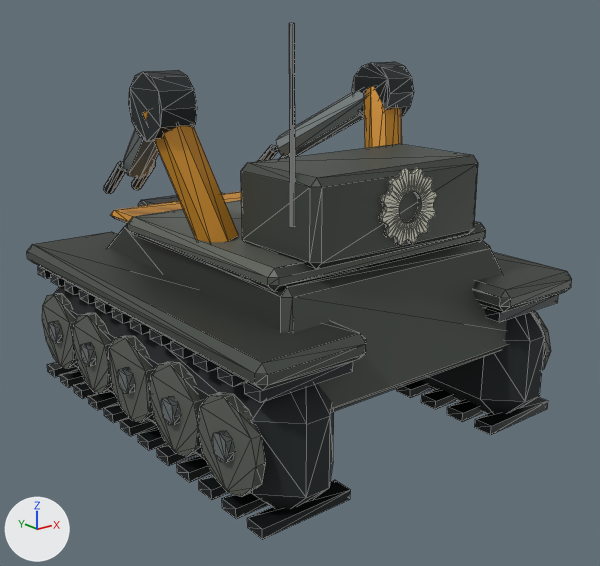
What one commit did to the glTF model assets/models/bastion/demo/RepairRobot.glb.
Rendered twice from a camera (50 mm lens) standing at (-3.06, -3.98, 2.35) and looking at (0.0, -0.15, 0.82). Lighting does not change. The marker at lower left points along +X, +Y and +Z. The picture after the commit comes second. Mesh edges are drawn as thin lines on the coarser meshes. Where no turn or scale is listed for an object, it has been applied to the vertices. Vertices at exactly the same position are counted once.

The scene before the commit, as lines of its bpy script (objects in view):
```python
ob_export_repairrobot_armlower = bpy.data.objects.new('export_RepairRobot_ArmLower', me_cylinder_190)
ob_export_repairrobot_armlower.location = (-0.72, -0.12, 1.565)
ob_export_repairrobot_armlower_001 = bpy.data.objects.new('export_RepairRobot_ArmLower.001', me_cylinder_195)
ob_export_repairrobot_armlower_001.location = (0.72, -0.12, 1.565)
ob_export_repairrobot_trackbelt = bpy.data.objects.new('export_RepairRobot_TrackBelt', me_cube_395)
ob_export_repairrobot_trackbelt.location = (-0.825, 0.0, 0.42)
```
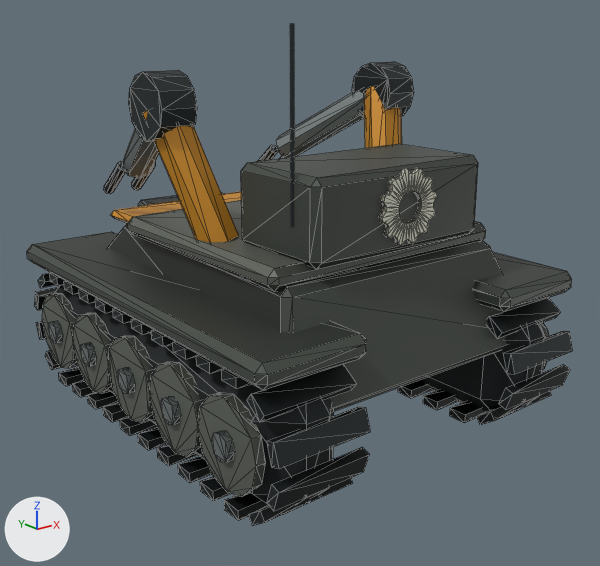
Boxes [x1, y1, x2, y2] around the edits, measured in the pictures (600 x 566 px):
'export_RepairRobot_TrackBelt', reshaped (29% shorter)
    before: [27, 23, 572, 540]
    after: [27, 144, 572, 513]
'export_RepairRobot_Tread', added
    after: [34, 273, 370, 526]
'export_RepairRobot_Tread.028', added
    after: [398, 297, 573, 425]
part 1 of me_cube_395, deleted
    before: [38, 23, 559, 540]
part 2 of me_cube_395, edited (looks the same)
    both: [52, 200, 570, 504]

What changed in the scene script:
```text
Change me_cube_395:
    used by ob_export_repairrobot_trackbelt; location = (-0.825, 0.0, 0.42)
    remove me_cube_395.from_pydata(...)  # 1224 vertices, 2132 faces; spans x -0.32..1.97, y -1.33..1.33, z -0.37..1.93
    add me_cube_395.from_pydata(...)  # 824 vertices, 1528 faces; spans x -0.32..1.97, y -1.33..1.33, z -0.37..1.24
    me_cube_395 part 1: 49 loose pieces with 400 vertices, spanning x -0.28..1.92, y -1.25..1.25, z -0.37..1.93, are deleted
    me_cube_395 part 2: 224 kept faces spanning x -0.32..1.97, y -1.33..1.33, z -0.37..0.73 get new vertex colours; the middle colour goes from light grey #c2c2c2 to light grey #c0c0c0
Add me_cube_249:
    me_cube_249.from_pydata(...)  # 224 vertices, 336 faces; spans x 0.55..1.1, y -1.39..1.39, z 0.05..0.81
    me_cube_249.materials.append(mat_bastion_mechanisms)
Add me_cube_219:
    me_cube_219.from_pydata(...)  # 224 vertices, 336 faces; spans x -1.1..-0.55, y -1.39..1.39, z 0.05..0.81
    me_cube_219.materials.append(mat_bastion_mechanisms)
Add ob_export_repairrobot_tread_028:
    ob_export_repairrobot_tread_028 = bpy.data.objects.new('export_RepairRobot_Tread.028', me_cube_249)
    ob_export_repairrobot_tread_028.location = (0.0, 0.0, 0.0)
Add ob_export_repairrobot_tread:
    ob_export_repairrobot_tread = bpy.data.objects.new('export_RepairRobot_Tread', me_cube_219)
    ob_export_repairrobot_tread.location = (0.0, 0.0, 0.0)
```
